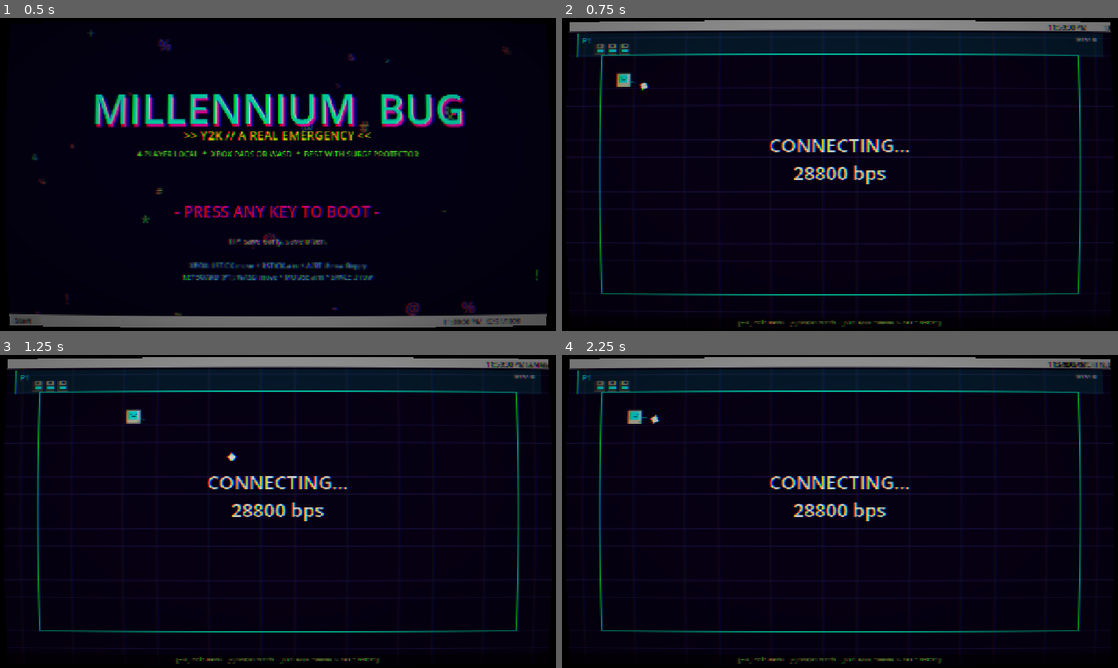
Above: before the commit, frames 1-4 (two rows, left to right).
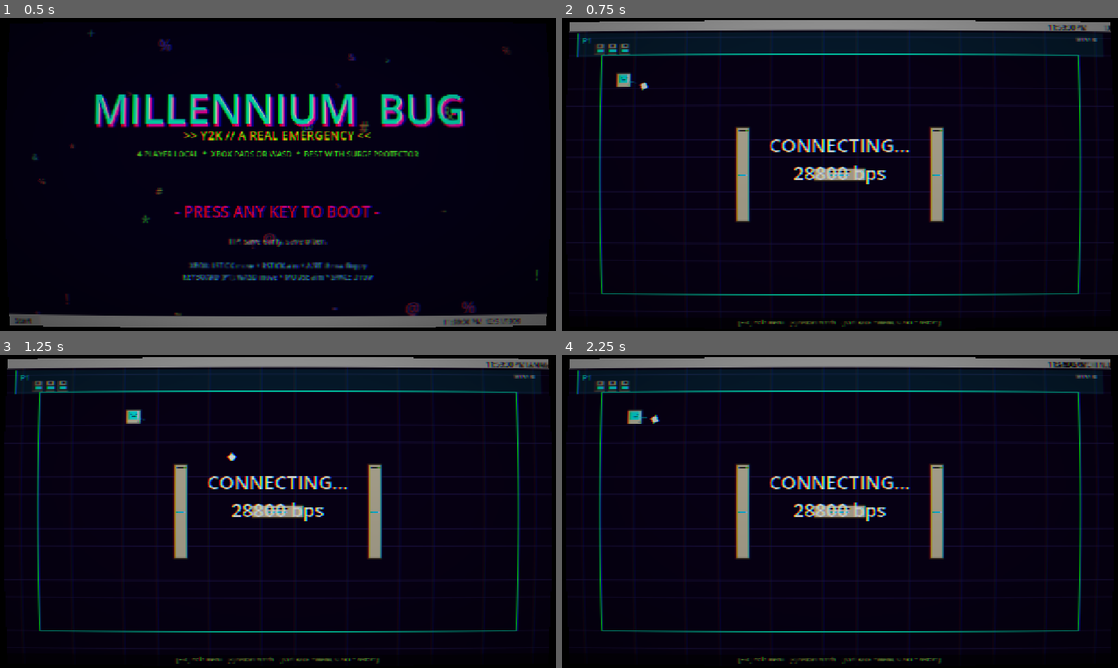
Above: after the commit, the same moments.

Repository: gertrude-pa/millennium-bug
Game: Godot game, scene res://scenes/title.tscn
Two runs of this game, one before a commit and one after it. Both use one fixed random seed, a clock stepped at 60 frames per second and the inputs below.
Inputs (mouse positions are in pixels of both pictures, inside the frame that each line leads up to):
- Up to frame 1 (0.5 s): no input
- Up to frame 2 (0.75 s): tap Enter at 0.5 s; move the mouse to (962, 158) at 0.52 s; hold D from 0.53 s (still down); tap R at 0.6 s; click (962, 158) at 0.67 s
- Up to frame 3 (1.25 s): keep holding D; tap Space at 0.77 s
- Up to frame 4 (2.25 s): move the mouse to (728, 527) at 1.27 s; release D at 1.28 s; hold S 1.28-2.03 s; tap R at 1.35, 2.1 s; click (728, 527) at 1.42 s; tap Space at 1.52 s; move the mouse to (895, 442) at 2.02 s; hold D from 2.03 s (still down); click (895, 442) at 2.17 s

Frame 1 is identical in both runs. In frame 2, 2.0% of the frame differs, in the area x 31-69%, y 34-66%; in frame 3, 2.0%; in frame 4, 2.0%.

Commit message:
Polish pass: procedural sound, hitstop, BSOD warning, obstacles
Sound (scripts/sfx.gd, registered as autoload "Sfx"):
  Procedural square/saw/sine tones baked into AudioStreamWAV at boot.
  Covers throw, hit, death, round start/end, match win, BSOD warn +
  spawn, the four pickup types, and the title boot chirp. 10-voice
  pool keeps concurrent sounds from stealing each other.

Hitstop (game.gd):
  60ms freeze on hit, 140ms on final death. Uses Engine.time_scale
  with an ignore_time_scale timer so the slowdown always terminates.
  Restart/menu both reset time_scale + hitstop flag.

BSOD warning (game.gd):
  1.05s red-edge flash + "BLUE SCREEN INCOMING" klaxon with three
  warning beeps before the actual BSOD spawns. Guarded against
  pile-ups and match-restart races.

Obstacles (game.gd):
  Four random layouts of beige PC-tower StaticBody2Ds placed on round
  start. Players collide; floppies shatter on contact. Towers show a
  floppy slot, green power LED, cyan logo strip, and (on tall ones)
  a CD-ROM tray.

Also: floppies now cleanly shatter on non-player bodies (previously
they ignored anything that wasn't a player).

Diff:
--- a/project.godot
+++ b/project.godot
@@ -11,6 +11,10 @@
 [animation]
 
 compatibility/default_parent_skeleton_in_mesh_instance_3d=true
+
+[autoload]
+
+Sfx="*res://scripts/sfx.gd"
 
 [application]
 
--- a/scripts/floppy.gd
+++ b/scripts/floppy.gd
@@ -51,11 +51,13 @@
 	draw_rect(Rect2(Vector2(-4, 0), Vector2(8, 5)), color, true) # Label in player color.
 
 func _on_body(body: Node) -> void:
-	if not body.has_method("hit_by"):
-		return
 	if body in _hit_bodies:
 		return
-	body.hit_by(owner_id, direction)
-	_hit_bodies.append(body)
-	if not piercing:
+	if body.has_method("hit_by"):
+		body.hit_by(owner_id, direction)
+		_hit_bodies.append(body)
+		if not piercing:
+			queue_free()
+	else:
+		# Hit an obstacle / other static body: disk breaks.
 		queue_free()
--- a/scripts/game.gd
+++ b/scripts/game.gd
@@ -54,11 +54,14 @@
 var _player_panels: Array = []
 var _camera: Camera2D
 var _match_gen := 0
+var _in_hitstop := false
+var _bsod_warning_active := false
 
 @onready var _players_root: Node2D = $Players
 @onready var _projectiles_root: Node2D = $Projectiles
 @onready var _pickups_root: Node2D = Node2D.new()
 @onready var _hazards_root: Node2D = Node2D.new()
+@onready var _obstacles_root: Node2D = Node2D.new()
 @onready var _popups_root: CanvasLayer = CanvasLayer.new()
 @onready var _hud: CanvasLayer = $HUD
 
@@ -66,6 +69,7 @@
 	randomize()
 	add_child(_pickups_root)
 	add_child(_hazards_root)
+	add_child(_obstacles_root)
 	_popups_root.layer = 5
 	add_child(_popups_root)
 	_camera = Camera2D.new()
@@ -348,9 +352,13 @@
 			_restart_match()
 
 func _to_title() -> void:
+	Engine.time_scale = 1.0
+	_in_hitstop = false
 	get_tree().change_scene_to_file("res://scenes/title.tscn")
 
 func _restart_match() -> void:
+	Engine.time_scale = 1.0
+	_in_hitstop = false
 	_match_gen += 1
 	_round_scores.clear()
 	_start_round()
@@ -395,6 +403,9 @@
 		c.queue_free()
 	for c in _hazards_root.get_children():
 		c.queue_free()
+	for c in _obstacles_root.get_children():
+		c.queue_free()
+	_spawn_obstacles()
 
 	var connected := Input.get_connected_joypads()
 	if connected.is_empty():
@@ -435,6 +446,7 @@
 	if my_gen != _match_gen: return
 	banner.text = "CONNECTED\n\nFIGHT!"
 	banner.modulate = Color("66ff33")
+	Sfx.play_round_start()
 	await get_tree().create_timer(0.9).timeout
 	if my_gen != _match_gen: return
 	banner.visible = false
@@ -462,6 +474,7 @@
 	if winner != null:
 		banner.text = "ROUND: P%d" % (winner.player_index + 1)
 		banner.modulate = winner.color
+		Sfx.play_round_end()
 	else:
 		banner.text = "!!! SYSTEM HALTED !!!\nNO SURVIVORS\n\n( round: mutual destruction )"
 		banner.modulate = Color("ff3344")
@@ -488,6 +501,7 @@
 	banner.text = "P%d WINS\nY2K SURVIVED" % (p.player_index + 1)
 	banner.modulate = p.color
 	banner.visible = true
+	Sfx.play_match_win()
 	await get_tree().create_timer(3.5).timeout
 	banner.visible = false
 
@@ -514,9 +528,166 @@
 	_pickups_root.add_child(p)
 
 func _spawn_bsod() -> void:
+	_warn_then_spawn_bsod()
+
+func _warn_then_spawn_bsod() -> void:
+	if _bsod_warning_active:
+		return
+	_bsod_warning_active = true
+	var my_gen := _match_gen
+	var warn := _make_bsod_warning()
+	_popups_root.add_child(warn)
+	for i in range(3):
+		Sfx.play_bsod_warn()
+		await get_tree().create_timer(0.35).timeout
+		if my_gen != _match_gen:
+			_bsod_warning_active = false
+			if is_instance_valid(warn):
+				warn.queue_free()
+			return
+	if is_instance_valid(warn):
+		warn.queue_free()
+	_bsod_warning_active = false
 	var b = BSOD_SCENE.instantiate()
 	_hazards_root.add_child(b)
 	b.configure(arena_rect(), -1 if randi() % 2 == 0 else 1)
+	Sfx.play_bsod_spawn()
+	shake(6.0, 0.25)
+
+func _make_bsod_warning() -> Control:
+	var warn := Control.new()
+	warn.mouse_filter = Control.MOUSE_FILTER_IGNORE
+	warn.size = Vector2(ARENA_SIZE.x, ARENA_SIZE.y)
+	var thickness := 22.0
+	var red := Color("ff2233")
+	for spec in [
+		[0.0, 0.0, ARENA_SIZE.x, thickness],
+		[0.0, ARENA_SIZE.y - thickness, ARENA_SIZE.x, thickness],
+		[0.0, 0.0, thickness, ARENA_SIZE.y],
+		[ARENA_SIZE.x - thickness, 0.0, thickness, ARENA_SIZE.y],
+	]:
+		var edge := ColorRect.new()
+		edge.color = red
+		edge.position = Vector2(spec[0], spec[1])
+		edge.size = Vector2(spec[2], spec[3])
+		warn.add_child(edge)
+	var label := Label.new()
+	label.text = "! ! !   BLUE SCREEN INCOMING   ! ! !"
+	label.add_theme_font_size_override("font_size", 38)
+	label.add_theme_color_override("font_color", Color("ffeeaa"))
+	label.add_theme_color_override("font_shadow_color", Color("ff2233"))
+	label.add_theme_constant_override("shadow_offset_x", 3)
+	label.add_theme_constant_override("shadow_offset_y", 3)
+	label.position = Vector2(0, 130)
+	label.size = Vector2(ARENA_SIZE.x, 60)
+	label.horizontal_alignment = HORIZONTAL_ALIGNMENT_CENTER
+	warn.add_child(label)
+	warn.modulate.a = 0.0
+	var tw: Tween = warn.create_tween()
+	tw.set_loops(3)
+	tw.tween_property(warn, "modulate:a", 1.0, 0.17)
+	tw.tween_property(warn, "modulate:a", 0.1, 0.18)
+	return warn
+
+# ---------- Obstacles ----------
+
+func _spawn_obstacles() -> void:
+	var layouts := [
+		# Four corners-ish rectangles.
+		[[0.25, 0.35, 70.0, 60.0], [0.75, 0.35, 70.0, 60.0],
+		 [0.25, 0.65, 70.0, 60.0], [0.75, 0.65, 70.0, 60.0]],
+		# Cross: central bar + two pillars.
+		[[0.5, 0.5, 160.0, 34.0], [0.5, 0.22, 34.0, 80.0], [0.5, 0.78, 34.0, 80.0]],
+		# Two vertical walls splitting the arena into three lanes.
+		[[0.33, 0.5, 34.0, 220.0], [0.67, 0.5, 34.0, 220.0]],
+		# H-shape.
+		[[0.3, 0.5, 34.0, 220.0], [0.7, 0.5, 34.0, 220.0], [0.5, 0.5, 120.0, 30.0]],
+	]
+	var layout: Array = layouts[randi() % layouts.size()]
+	var r := arena_rect()
+	for spec in layout:
+		var obs := _make_obstacle(spec[2], spec[3])
+		obs.position = Vector2(
+			r.position.x + r.size.x * spec[0],
+			r.position.y + r.size.y * spec[1])
+		_obstacles_root.add_child(obs)
+
+func _make_obstacle(w: float, h: float) -> StaticBody2D:
+	var body := StaticBody2D.new()
+	body.collision_layer = 1
+	body.collision_mask = 0
+	var shape := CollisionShape2D.new()
+	var rect_shape := RectangleShape2D.new()
+	rect_shape.size = Vector2(w, h)
+	shape.shape = rect_shape
+	body.add_child(shape)
+	# Beige PC tower body.
+	var fill := ColorRect.new()
+	fill.color = Color("c8c0a8")
+	fill.size = Vector2(w, h)
+	fill.position = Vector2(-w * 0.5, -h * 0.5)
+	body.add_child(fill)
+	# Dark border.
+	var border_col := Color("3a2f22")
+	var b_top := ColorRect.new()
+	b_top.color = border_col
+	b_top.size = Vector2(w, 2)
+	b_top.position = Vector2(-w * 0.5, -h * 0.5)
+	body.add_child(b_top)
+	var b_bot := ColorRect.new()
+	b_bot.color = border_col
+	b_bot.size = Vector2(w, 2)
+	b_bot.position = Vector2(-w * 0.5, h * 0.5 - 2)
+	body.add_child(b_bot)
+	var b_left := ColorRect.new()
+	b_left.color = border_col
+	b_left.size = Vector2(2, h)
+	b_left.position = Vector2(-w * 0.5, -h * 0.5)
+	body.add_child(b_left)
+	var b_right := ColorRect.new()
+	b_right.color = border_col
+	b_right.size = Vector2(2, h)
+	b_right.position = Vector2(w * 0.5 - 2, -h * 0.5)
+	body.add_child(b_right)
+	# Floppy slot.
+	var slot_w: float = min(w * 0.6, 44.0)
+	var slot := ColorRect.new()
+	slot.color = Color("111111")
+	slot.size = Vector2(slot_w, 3)
+	slot.position = Vector2(-slot_w * 0.5, -h * 0.5 + 8)
+	body.add_child(slot)
+	# Green power LED.
+	var led := ColorRect.new()
+	led.color = Color("33ff33")
+	led.size = Vector2(3, 3)
+	led.position = Vector2(w * 0.5 - 10, -h * 0.5 + 8)
+	body.add_child(led)
+	# Cyan logo strip.
+	var logo_w: float = min(w * 0.5, 40.0)
+	var logo := ColorRect.new()
+	logo.color = Color("00ccff")
+	logo.size = Vector2(logo_w, 2)
+	logo.position = Vector2(-logo_w * 0.5, 0)
+	body.add_child(logo)
+	# CD-ROM tray line.
+	if h > 80:
+		var tray := ColorRect.new()
+		tray.color = Color("222222")
+		tray.size = Vector2(w * 0.7, 2)
+		tray.position = Vector2(-w * 0.35, h * 0.5 - 14)
+		body.add_child(tray)
+	return body
+
+# ---------- Hitstop ----------
+
+func hitstop(duration: float) -> void:
+	if _in_hitstop:
+		return
+	_in_hitstop = true
+	Engine.time_scale = 0.05
+	await get_tree().create_timer(duration, true, false, true).timeout
+	Engine.time_scale = 1.0
+	_in_hitstop = false
 
 func _screen_flash(color: Color, duration: float) -> void:
 	var flash := ColorRect.new()
--- a/scripts/player.gd
+++ b/scripts/player.gd
@@ -146,6 +146,7 @@
 	proj.color = color
 	proj.piercing = piercing
 	game.spawn_projectile(proj)
+	Sfx.play_throw()
 
 func _clamp_to_arena() -> void:
 	var r: Rect2 = game.arena_rect()
@@ -172,8 +173,11 @@
 	if lives <= 0:
 		_die()
 	else:
+		Sfx.play_hit()
 		if game.has_method("shake"):
 			game.shake(4.0, 0.15)
+		if game.has_method("hitstop"):
+			game.hitstop(0.06)
 	if game.has_method("on_player_damaged"):
 		game.on_player_damaged(self, idx_lost)
 
@@ -182,8 +186,11 @@
 	visible = false
 	set_physics_process(false)
 	$Shape.set_deferred("disabled", true)
+	Sfx.play_death()
 	if game.has_method("shake"):
 		game.shake(10.0, 0.35)
+	if game.has_method("hitstop"):
+		game.hitstop(0.14)
 	if game.has_method("on_player_died"):
 		game.on_player_died(self)
 
@@ -247,5 +254,6 @@
 				lives += 1
 				if game.has_method("on_life_restored"):
 					game.on_life_restored(self, restore_idx)
+	Sfx.play_pickup(kind)
 	if game.has_method("on_pickup_collected"):
 		game.on_pickup_collected(self, kind)
--- /dev/null
+++ b/scripts/sfx.gd
@@ -0,0 +1,121 @@
+extends Node
+
+# Procedural SFX. Registered as autoload "Sfx" in project.godot.
+# All sounds are generated as short AudioStreamWAV samples at boot
+# and played through a small pool of AudioStreamPlayers.
+
+const MIX_RATE := 22050
+const POOL_SIZE := 10
+
+var _players: Array[AudioStreamPlayer] = []
+var _next := 0
+
+var throw_stream: AudioStreamWAV
+var hit_stream: AudioStreamWAV
+var death_stream: AudioStreamWAV
+var pickup_cd_stream: AudioStreamWAV
+var pickup_modem_stream: AudioStreamWAV
+var pickup_floppy_stream: AudioStreamWAV
+var pickup_heart_stream: AudioStreamWAV
+var bsod_warn_stream: AudioStreamWAV
+var bsod_spawn_stream: AudioStreamWAV
+var round_start_stream: AudioStreamWAV
+var round_end_stream: AudioStreamWAV
+var match_win_stream: AudioStreamWAV
+var title_boot_stream: AudioStreamWAV
+
+func _ready() -> void:
+	for i in range(POOL_SIZE):
+		var p := AudioStreamPlayer.new()
+		p.bus = "Master"
+		add_child(p)
+		_players.append(p)
+	throw_stream = _make_tone(520.0, 0.06, "square", 0.22, 2.5)
+	hit_stream = _make_sequence([[900.0, 0.03], [500.0, 0.05], [200.0, 0.06]], "square", 0.32)
+	death_stream = _make_sequence([[440.0, 0.08], [349.0, 0.08], [277.0, 0.08], [220.0, 0.22]], "square", 0.35)
+	pickup_cd_stream = _make_sequence([[523.0, 0.05], [659.0, 0.05], [784.0, 0.1]], "square", 0.28)
+	pickup_modem_stream = _make_sequence([[1200.0, 0.08], [2100.0, 0.1], [1800.0, 0.08], [2600.0, 0.1]], "sine", 0.28)
+	pickup_floppy_stream = _make_sequence([[800.0, 0.04], [1000.0, 0.04], [1200.0, 0.08]], "square", 0.28)
+	pickup_heart_stream = _make_sequence([[659.0, 0.05], [784.0, 0.05], [988.0, 0.05], [1319.0, 0.15]], "square", 0.32)
+	bsod_warn_stream = _make_tone(180.0, 0.12, "square", 0.35, 0.8)
+	bsod_spawn_stream = _make_sequence([[140.0, 0.06], [120.0, 0.08], [90.0, 0.1], [60.0, 0.2]], "saw", 0.4)
+	round_start_stream = _make_sequence([[523.0, 0.07], [659.0, 0.07], [784.0, 0.07], [1046.0, 0.16]], "square", 0.3)
+	round_end_stream = _make_sequence([[784.0, 0.08], [523.0, 0.08], [659.0, 0.08]], "square", 0.28)
+	match_win_stream = _make_sequence([
+		[523.0, 0.1], [659.0, 0.1], [784.0, 0.1], [1046.0, 0.1],
+		[784.0, 0.08], [1046.0, 0.3]
+	], "square", 0.32)
+	title_boot_stream = _make_sequence([[440.0, 0.05], [660.0, 0.05], [880.0, 0.1]], "square", 0.25)
+
+func _play(stream: AudioStreamWAV, pitch: float = 1.0) -> void:
+	if stream == null:
+		return
+	var p := _players[_next]
+	_next = (_next + 1) % _players.size()
+	p.stream = stream
+	p.pitch_scale = pitch
+	p.play()
+
+func _make_tone(freq: float, dur: float, waveform: String = "square", volume: float = 0.4, decay: float = 1.0) -> AudioStreamWAV:
+	return _make_sequence([[freq, dur]], waveform, volume, decay)
+
+func _make_sequence(notes: Array, waveform: String = "square", volume: float = 0.4, decay: float = 1.0) -> AudioStreamWAV:
+	# notes: array of [freq: float, dur: float] pairs. freq <= 0 = noise.
+	var total_dur := 0.0
+	for n in notes:
+		total_dur += n[1]
+	var total_samples := int(MIX_RATE * total_dur)
+	var buf := PackedByteArray()
+	buf.resize(total_samples * 2)
+	var i_off := 0
+	for n in notes:
+		var freq: float = n[0]
+		var dur: float = n[1]
+		var n_samp := int(MIX_RATE * dur)
+		for j in range(n_samp):
+			var t := float(j) / MIX_RATE
+			var phase := t * freq
+			var val := 0.0
+			if freq <= 0.0:
+				val = randf_range(-1.0, 1.0)
+			else:
+				match waveform:
+					"square":
+						val = 1.0 if fmod(phase, 1.0) < 0.5 else -1.0
+					"saw":
+						val = fmod(phase, 1.0) * 2.0 - 1.0
+					"sine":
+						val = sin(phase * TAU)
+					_:
+						val = 1.0 if fmod(phase, 1.0) < 0.5 else -1.0
+			var env: float = pow(1.0 - float(j) / max(1.0, float(n_samp)), decay)
+			# Short attack to avoid clicks.
+			if j < 40:
+				env *= float(j) / 40.0
+			var s := int(clamp(val * volume * env, -1.0, 1.0) * 32767.0)
+			buf.encode_s16((i_off + j) * 2, s)
+		i_off += n_samp
+	var stream := AudioStreamWAV.new()
+	stream.format = AudioStreamWAV.FORMAT_16_BITS
+	stream.mix_rate = MIX_RATE
+	stream.data = buf
+	stream.stereo = false
+	return stream
+
+# --- Public API -------------------------------------------------------
+
+func play_throw() -> void: _play(throw_stream, randf_range(0.92, 1.08))
+func play_hit() -> void: _play(hit_stream, randf_range(0.95, 1.1))
+func play_death() -> void: _play(death_stream)
+func play_pickup(kind: int) -> void:
+	match kind:
+		0: _play(pickup_cd_stream)
+		1: _play(pickup_modem_stream)
+		2: _play(pickup_floppy_stream)
+		3: _play(pickup_heart_stream)
+func play_bsod_warn() -> void: _play(bsod_warn_stream)
+func play_bsod_spawn() -> void: _play(bsod_spawn_stream)
+func play_round_start() -> void: _play(round_start_stream)
+func play_round_end() -> void: _play(round_end_stream)
+func play_match_win() -> void: _play(match_win_stream)
+func play_title_boot() -> void: _play(title_boot_stream)
--- a/scripts/title.gd
+++ b/scripts/title.gd
@@ -38,6 +38,7 @@
 
 func _boot() -> void:
 	set_process_input(false)
+	Sfx.play_title_boot()
 	get_tree().change_scene_to_file("res://scenes/main.tscn")
 
 func _process(delta: float) -> void:
